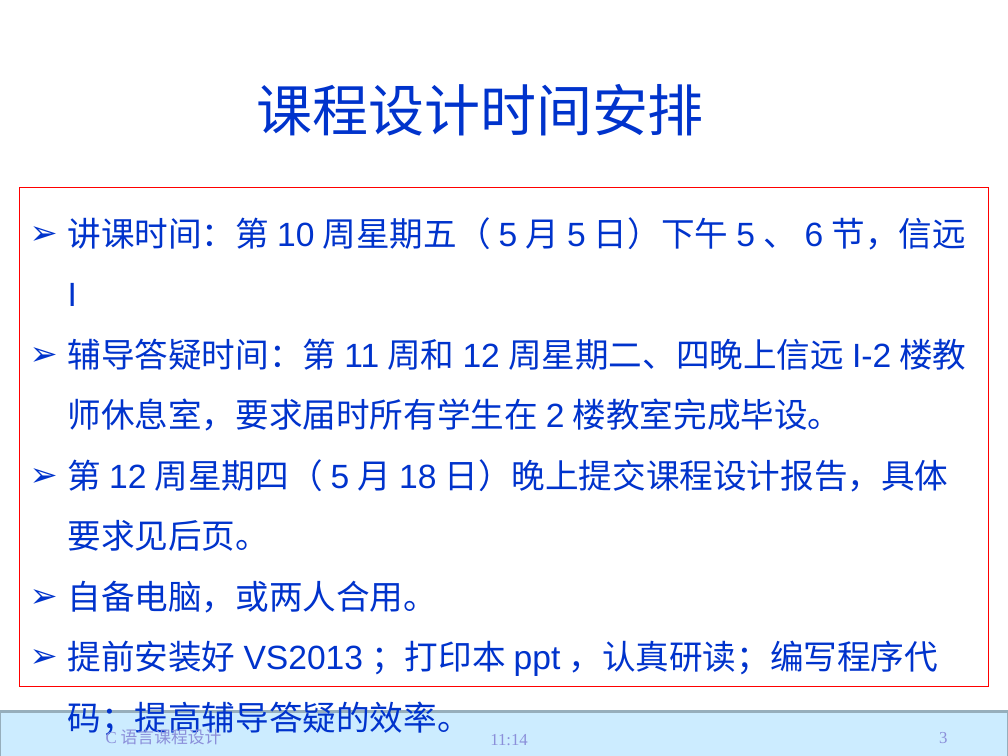
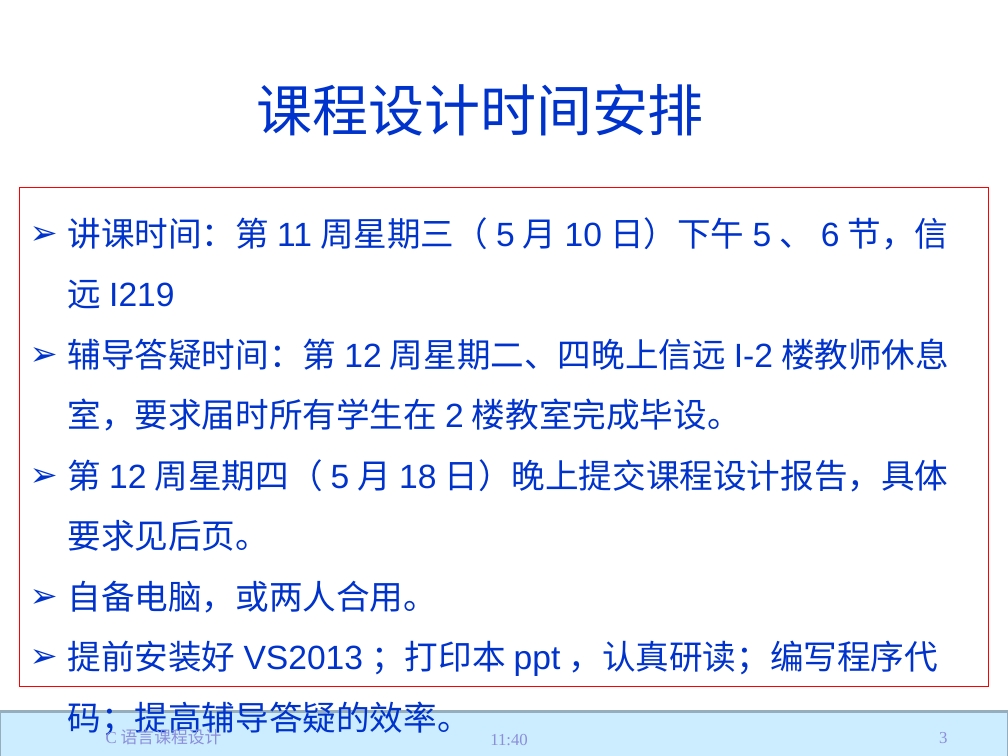
Before and after one commit to jtrfid/C-Repositories, a slide deck: slide 3 of 2017/C语言课程设计/C语言课程设计.pptx. Drawn at 1008x756 pixels with LibreOffice and Linux fonts; fonts in the diff are those of the drawing; background and template pictures are left out. Boxes give left, top, right and bottom in pixels: in the first picture for what was removed or moved away, otherwise in the second. Text is boxed around its words. In the diff, an @@ line names an element or a change of style, - is before the commit and + after.

Commit message:
上课时间

```diff
--- a/2017/C语言课程设计/C语言课程设计.pptx
+++ b/2017/C语言课程设计/C语言课程设计.pptx
@@ text in rectangle at [68, 217, 949, 431]: text changed @@
-➢ 讲课时间：第10周星期五（5月5日）下午5、6节，信远I
-➢ 辅导答疑时间：第11周和12周星期二、四晚上信远I-2楼教师休息室，要求届时所有学生在2楼教室完成毕设。
+➢ 讲课时间：第11周星期三（5月10日）下午5、6节，信远I219
+➢ 辅导答疑时间：第12周星期二、四晚上信远I-2楼教师休息室，要求届时所有学生在2楼教室完成毕设。
@@ text at [490, 734, 528, 745]: text changed @@
-11:14
+11:40
```
Also in this commit, not shown: 56 other slides changed.
